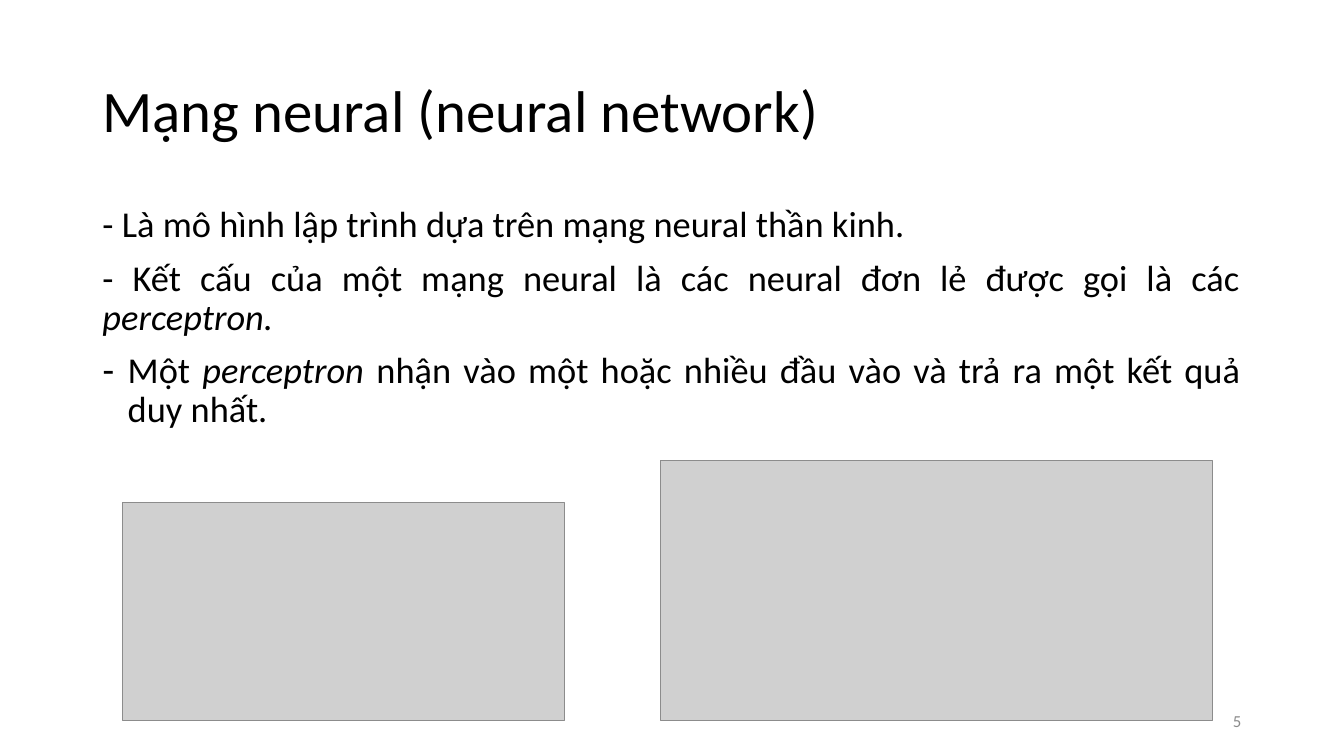
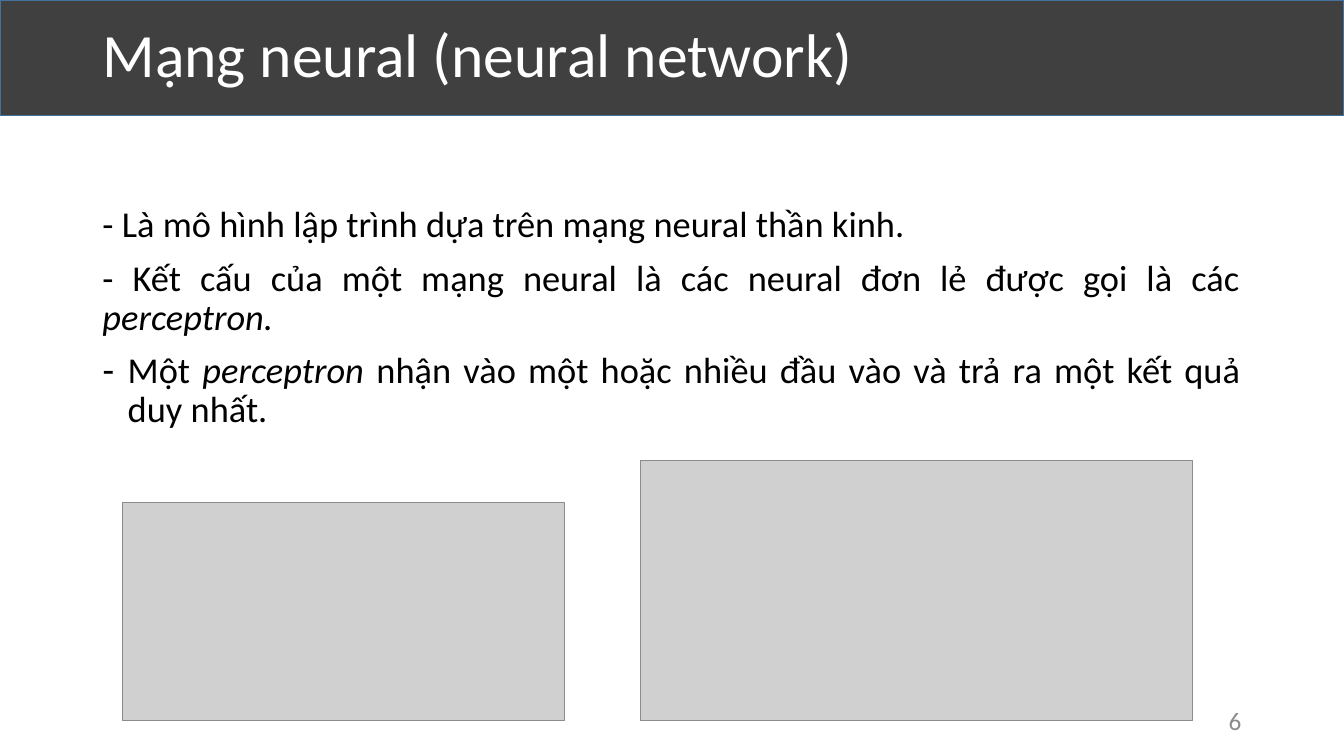
Before and after one commit to VolknerThanh/kltn_SentimentAnalysis, a slide deck: slide 6 of kltn-thuyết-trình.pptx (slide 5 before the commit). Drawn at 1344x756 pixels with LibreOffice and Linux fonts; fonts in the diff are those of the drawing; grey boxes stand for pictures. Boxes give left, top, right and bottom in pixels: in the first picture for what was removed or moved away, otherwise in the second. Text is boxed around its words. In the diff, an @@ line names an element or a change of style, - is before the commit and + after.

```diff
--- a/kltn-thuyết-trình.pptx
+++ b/kltn-thuyết-trình.pptx
@@ rectangle added at <box>0,0,1344,116</box>, fill #404040, outline #43739E 1 pt @@
@@ title "Mạng neural (neural network)": place and size @@
-title "Mạng neural (neural network)" at <box>102,89,818,142</box>
+title "Mạng neural (neural network)" at <box>102,32,852,88</box>
@@ title "Mạng neural (neural network)" at <box>102,32,852,88</box>: size 42 to 44 pt, text colour #000000 to #FFFFFF @@
@@ picture: place and size @@
-picture at <box>661,461,1214,721</box>
+picture at <box>640,461,1193,721</box>
@@ page number at <box>1229,713,1242,730</box>: text changed; size 12 to 18 pt @@
-5
+6
```
Also in this commit, not shown: 20 other slides changed, 10 slides added, 11 slides removed.
